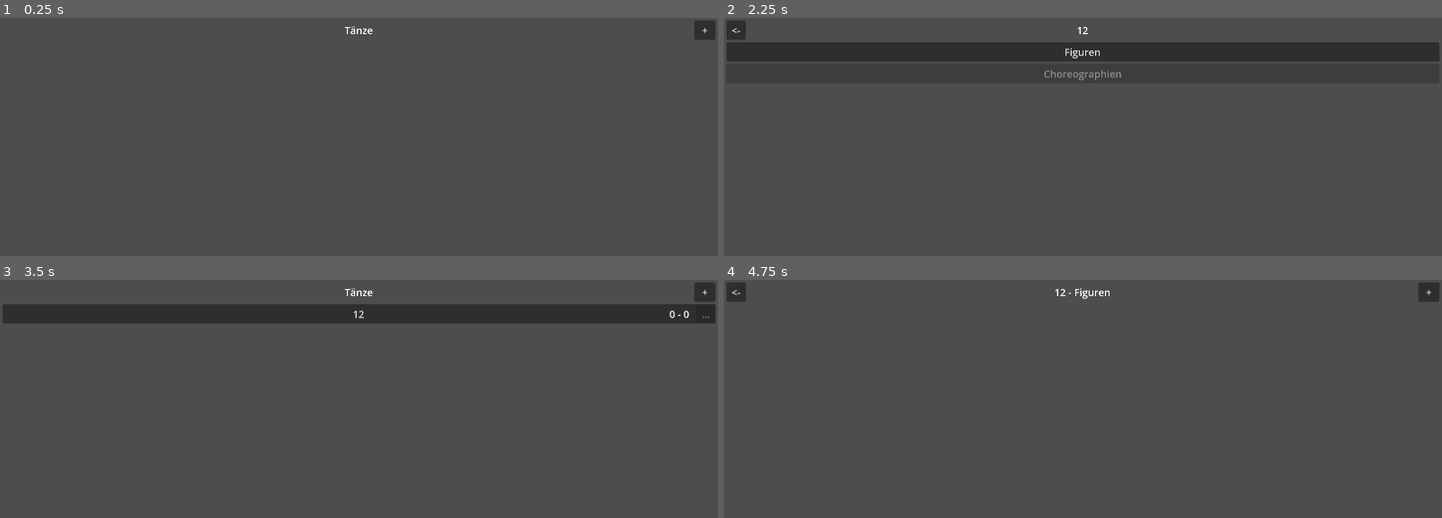
Above: before the commit, frames 1-4 (two rows, left to right).
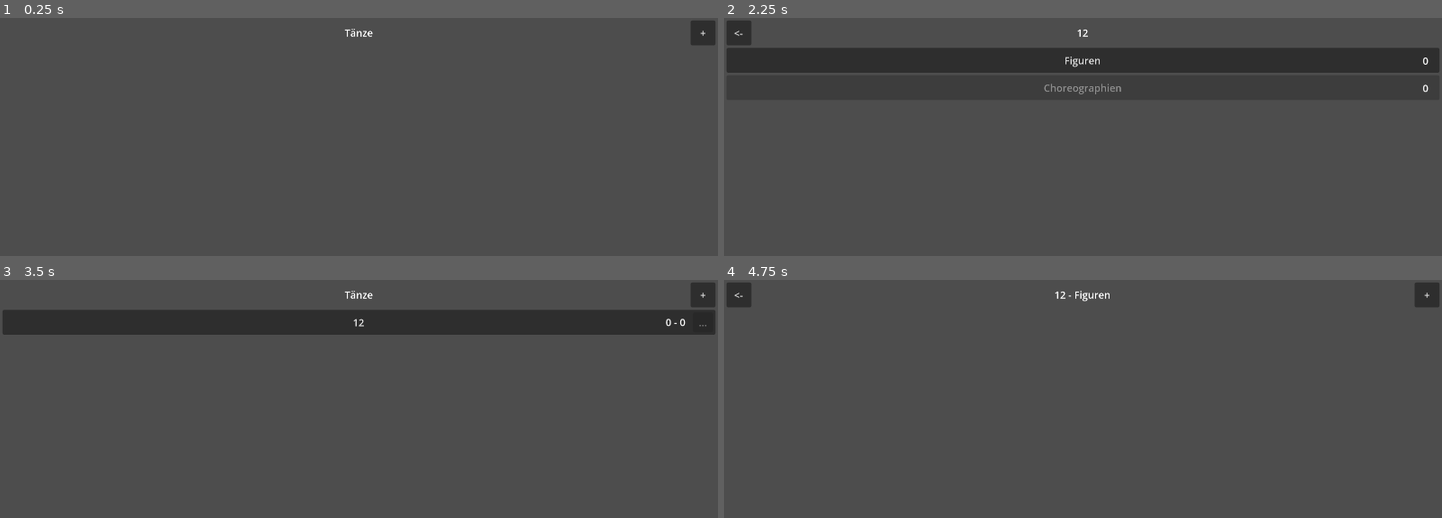
Above: after the commit, the same moments.

Repository: Calabiyaur/Dance-Notation
Game: Godot game, scene res://scene/App.tscn
The game is run twice, just before and just after one commit, with the same random seed, the same clock (stepped at 60 frames per second) and the same inputs.
Inputs (mouse positions are in pixels of both pictures, inside the frame that each line leads up to):
- Up to frame 1 (0.25 s): no input
- Up to frame 2 (2.25 s): click "+" at 0.5 s; click (1083, 206) at 1.27 s; type "12" at 1.35 s; click "OK" at 2 s
- Up to frame 3 (3.5 s): click "<-" at 2.75 s
- Up to frame 4 (4.75 s): click "12" at 3.5 s; click "Figuren" at 4.25 s

The runs differ from the first frame. In frame 1, 0.2% of the frame differs, in the area x 47-100%, y 1-12%; in frame 2, 3.5%; in frame 3, 6.9%, in the area x 0-100%, y 1-24%; in frame 4, 0.4%.

Commit message:
Bigger buttons

Diff:
--- a/scene/App.tscn
+++ b/scene/App.tscn
@@ -29,6 +29,7 @@
 
 [node name="Add" type="Button" parent="VBoxContainer/Header" unique_id=208588146]
 unique_name_in_owner = true
+custom_minimum_size = Vector2(40, 40)
 layout_mode = 2
 size_flags_horizontal = 8
 text = "  +  "
--- a/scene/Dance.gd
+++ b/scene/Dance.gd
@@ -7,6 +7,7 @@
 func _ready() -> void:
 	%Back.pressed.connect(func(): SceneSwitcher.switch_to("res://scene/App.tscn"))
 	%Title.text = dance.name
+	%FigureCount.text = str(dance.figures.size())
 	%Categories/Figures.pressed.connect(func():
 		SceneSwitcher.switch_to("res://scene/Figures.tscn", func(scene): scene.set_dance(dance))
 	)
--- a/scene/Dance.tscn
+++ b/scene/Dance.tscn
@@ -29,10 +29,11 @@
 
 [node name="Back" type="Button" parent="VBoxContainer/Header" unique_id=2014376745]
 unique_name_in_owner = true
+custom_minimum_size = Vector2(40, 40)
 layout_mode = 2
 size_flags_horizontal = 0
 shortcut = SubResource("Shortcut_jxx7j")
-text = " <- "
+text = "<-"
 
 [node name="Title" type="Label" parent="VBoxContainer/Header" unique_id=1999053441]
 unique_name_in_owner = true
@@ -47,10 +48,54 @@
 layout_mode = 2
 
 [node name="Figures" type="Button" parent="VBoxContainer/Categories" unique_id=1281025468]
+custom_minimum_size = Vector2(0, 40)
 layout_mode = 2
 text = "Figuren"
 
+[node name="MarginContainer" type="MarginContainer" parent="VBoxContainer/Categories/Figures" unique_id=1865174364]
+layout_mode = 1
+anchors_preset = 6
+anchor_left = 1.0
+anchor_top = 0.5
+anchor_right = 1.0
+anchor_bottom = 0.5
+offset_left = -30.0
+offset_top = -15.5
+offset_right = 2.0
+offset_bottom = 15.5
+grow_horizontal = 0
+grow_vertical = 2
+theme_override_constants/margin_right = 16
+
+[node name="FigureCount" type="Label" parent="VBoxContainer/Categories/Figures/MarginContainer" unique_id=1028195074]
+unique_name_in_owner = true
+layout_mode = 2
+text = "8"
+horizontal_alignment = 1
+
 [node name="Choreographies" type="Button" parent="VBoxContainer/Categories" unique_id=1743050525]
+custom_minimum_size = Vector2(0, 40)
 layout_mode = 2
 disabled = true
 text = "Choreographien"
+
+[node name="MarginContainer" type="MarginContainer" parent="VBoxContainer/Categories/Choreographies" unique_id=1805150161]
+layout_mode = 1
+anchors_preset = 6
+anchor_left = 1.0
+anchor_top = 0.5
+anchor_right = 1.0
+anchor_bottom = 0.5
+offset_left = -30.0
+offset_top = -15.5
+offset_right = 2.0
+offset_bottom = 15.5
+grow_horizontal = 0
+grow_vertical = 2
+theme_override_constants/margin_right = 16
+
+[node name="ChoreoCount" type="Label" parent="VBoxContainer/Categories/Choreographies/MarginContainer" unique_id=1018825305]
+unique_name_in_owner = true
+layout_mode = 2
+text = "0"
+horizontal_alignment = 1
--- a/scene/DanceButton.tscn
+++ b/scene/DanceButton.tscn
@@ -3,6 +3,7 @@
 [ext_resource type="Script" uid="uid://dvppwr2uvv31h" path="res://scene/DanceButton.gd" id="1_t78wm"]
 
 [node name="DanceButton" type="Button" unique_id=353087693]
+custom_minimum_size = Vector2(0, 40)
 anchors_preset = 10
 anchor_right = 1.0
 offset_bottom = 31.0
@@ -29,8 +30,13 @@
 layout_mode = 2
 text = "8 - 0"
 
-[node name="More" type="Button" parent="HBoxContainer" unique_id=1914628967]
+[node name="MarginContainer" type="MarginContainer" parent="HBoxContainer" unique_id=84933802]
+layout_mode = 2
+theme_override_constants/margin_right = 4
+
+[node name="More" type="Button" parent="HBoxContainer/MarginContainer" unique_id=1914628967]
 unique_name_in_owner = true
+custom_minimum_size = Vector2(32, 32)
 layout_mode = 2
 size_flags_vertical = 4
 disabled = true
--- a/scene/Figure.tscn
+++ b/scene/Figure.tscn
@@ -32,15 +32,15 @@
 
 [node name="Back" type="Button" parent="MarginContainer/Header" unique_id=1900875545]
 unique_name_in_owner = true
+custom_minimum_size = Vector2(40, 40)
 layout_mode = 2
 size_flags_horizontal = 0
 size_flags_vertical = 0
 shortcut = SubResource("Shortcut_fnstt")
-text = " <- "
+text = "<-"
 
 [node name="Title" type="Label" parent="MarginContainer/Header" unique_id=1738971306]
 unique_name_in_owner = true
-custom_minimum_size = Vector2(0, 31)
 layout_mode = 2
 size_flags_horizontal = 3
 text = "<Tanz>
@@ -49,6 +49,7 @@
 
 [node name="Edit" type="Button" parent="MarginContainer/Header" unique_id=1182913553]
 unique_name_in_owner = true
+custom_minimum_size = Vector2(40, 40)
 layout_mode = 2
 size_flags_horizontal = 8
 size_flags_vertical = 0
--- a/scene/FigureButton.tscn
+++ b/scene/FigureButton.tscn
@@ -3,6 +3,7 @@
 [ext_resource type="Script" uid="uid://1iflhptj4r35" path="res://scene/FigureButton.gd" id="1_pqmmc"]
 
 [node name="FigureButton" type="Button" unique_id=353087693]
+custom_minimum_size = Vector2(0, 40)
 anchors_preset = 10
 anchor_right = 1.0
 offset_bottom = 31.0
@@ -10,22 +11,23 @@
 text = "<Figur>"
 script = ExtResource("1_pqmmc")
 
-[node name="HBoxContainer" type="HBoxContainer" parent="." unique_id=702393340]
+[node name="MarginContainer" type="MarginContainer" parent="." unique_id=2146872913]
 layout_mode = 1
 anchors_preset = 6
 anchor_left = 1.0
 anchor_top = 0.5
 anchor_right = 1.0
 anchor_bottom = 0.5
-offset_left = -30.0
-offset_top = -15.5
-offset_bottom = 15.5
+offset_left = -36.0
+offset_top = -16.0
+offset_bottom = 16.0
 grow_horizontal = 0
 grow_vertical = 2
-theme_override_constants/separation = 12
+theme_override_constants/margin_right = 4
 
-[node name="More" type="Button" parent="HBoxContainer" unique_id=1914628967]
+[node name="More" type="Button" parent="MarginContainer" unique_id=1914628967]
 unique_name_in_owner = true
+custom_minimum_size = Vector2(32, 32)
 layout_mode = 2
 size_flags_vertical = 4
 disabled = true
--- a/scene/Figures.tscn
+++ b/scene/Figures.tscn
@@ -29,6 +29,7 @@
 
 [node name="Back" type="Button" parent="VBoxContainer/Header" unique_id=1404535749]
 unique_name_in_owner = true
+custom_minimum_size = Vector2(40, 40)
 layout_mode = 2
 size_flags_horizontal = 0
 shortcut = SubResource("Shortcut_b4yc8")
@@ -44,6 +45,7 @@
 
 [node name="Add" type="Button" parent="VBoxContainer/Header" unique_id=2111266765]
 unique_name_in_owner = true
+custom_minimum_size = Vector2(40, 40)
 layout_mode = 2
 size_flags_horizontal = 8
 text = "  +  "
